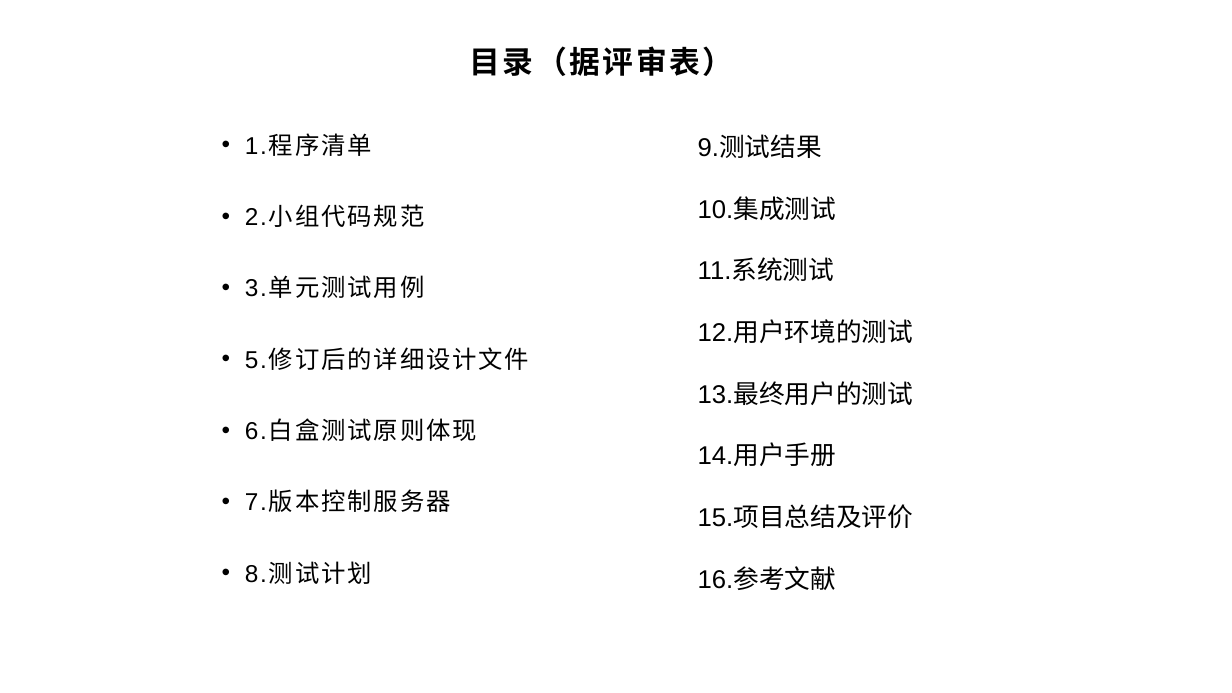
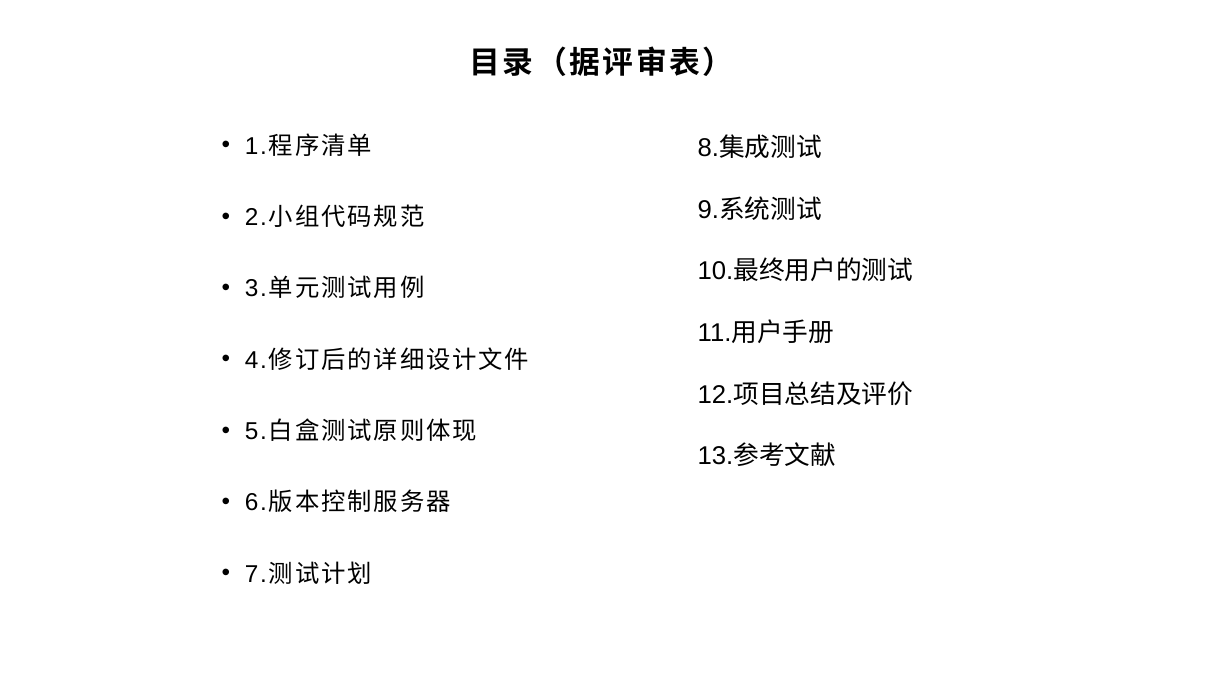
Before and after one commit to xlisses/ruang, a slide deck: slide 2 of 9.final/实现评审.pptx. Drawn at 1232x693 pixels with LibreOffice and Linux fonts; fonts in the diff are those of the drawing; background and template pictures are left out. Boxes give left, top, right and bottom in pixels: in the first picture for what was removed or moved away, otherwise in the second. Text is boxed around its words. In the diff, an @@ line names an element or a change of style, - is before the commit and + after.

```diff
--- a/9.final/实现评审.pptx
+++ b/9.final/实现评审.pptx
@@ text at (698, 135, 914, 466): text changed @@
-9.测试结果
-10.集成测试
-11.系统测试
-12.用户环境的测试
-13.最终用户的测试
-14.用户手册
-15.项目总结及评价
-16.参考文献
+8.集成测试
+9.系统测试
+10.最终用户的测试
+11.用户手册
+12.项目总结及评价
+13.参考文献
@@ text at (245, 348, 530, 584): text changed @@
-• 5.修订后的详细设计文件
-• 6.白盒测试原则体现
-• 7.版本控制服务器
-• 8.测试计划
+• 4.修订后的详细设计文件
+• 5.白盒测试原则体现
+• 6.版本控制服务器
+• 7.测试计划
```
Also in this commit, not shown: 14 other slides changed, 1 slide added, 2 slides removed.
